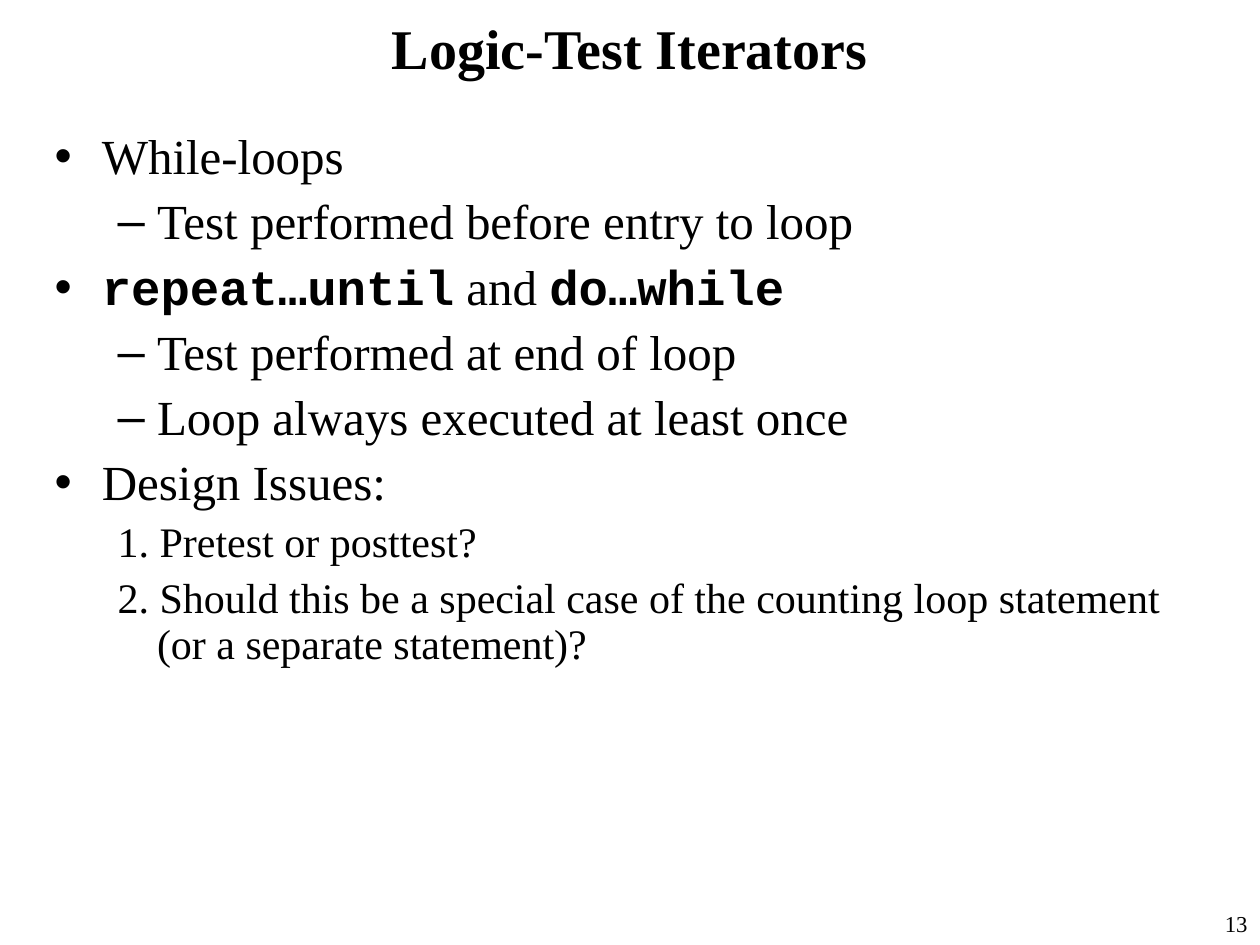
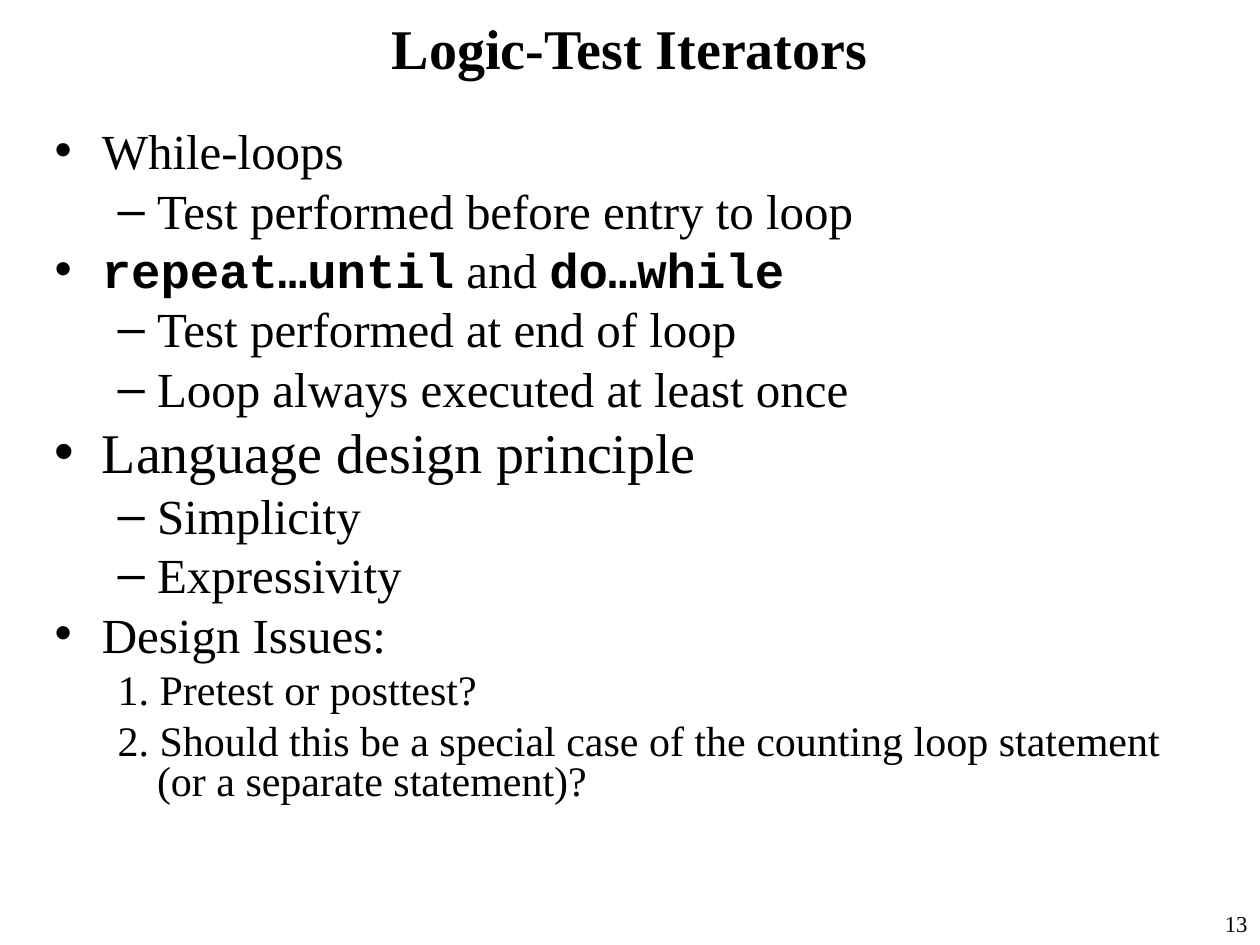
Before and after one commit to FlunkyHD/SPO, a slide deck: slide 13 of SPO/Exam PPT EDITED/SPOF21-Exam-1.ppt. Drawn at 1260x945 pixels with LibreOffice and Linux fonts; fonts in the diff are those of the drawing. Boxes give left, top, right and bottom in pixels: in the first picture for what was removed or moved away, otherwise in the second. Text is boxed around its words. In the diff, an @@ line names an element or a change of style, - is before the commit and + after.

```diff
--- a/SPO/Exam PPT EDITED/SPOF21-Exam-1.ppt
+++ b/SPO/Exam PPT EDITED/SPOF21-Exam-1.ppt
@@ text at <box>102,135,1160,805</box>: line spacing 0.9 to 0.8 @@
@@ text at <box>102,434,696,603</box>: paragraphs added @@
+• Language design principle
+  – Simplicity
+  – Expressivity
```
Also in this commit, not shown: 6 other slides changed, 7 other files.
